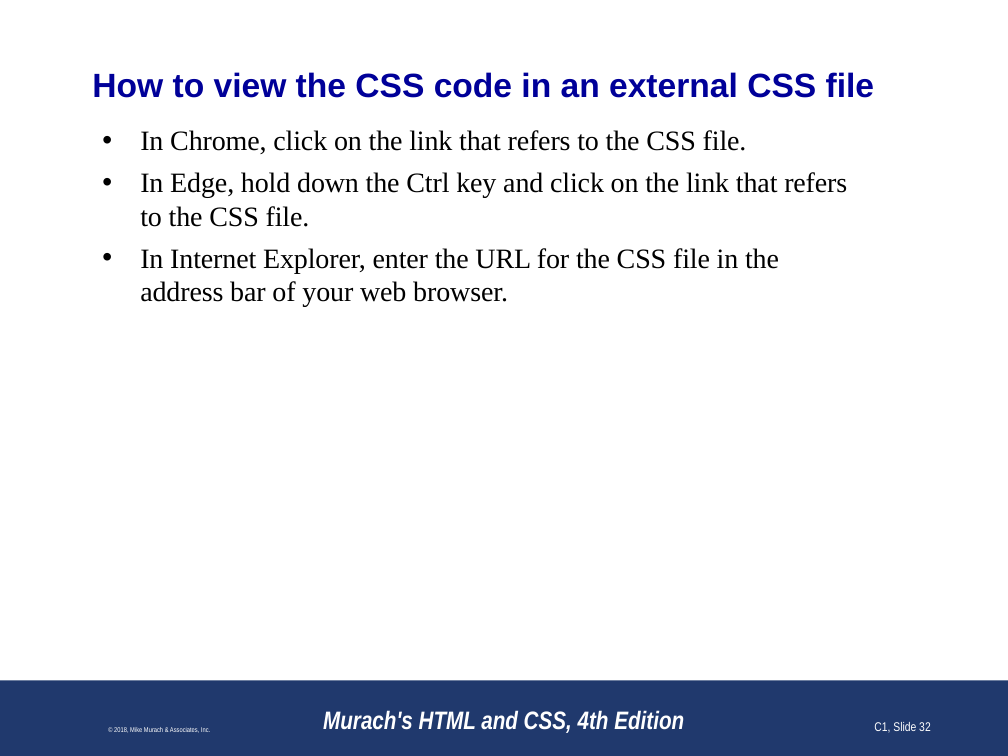
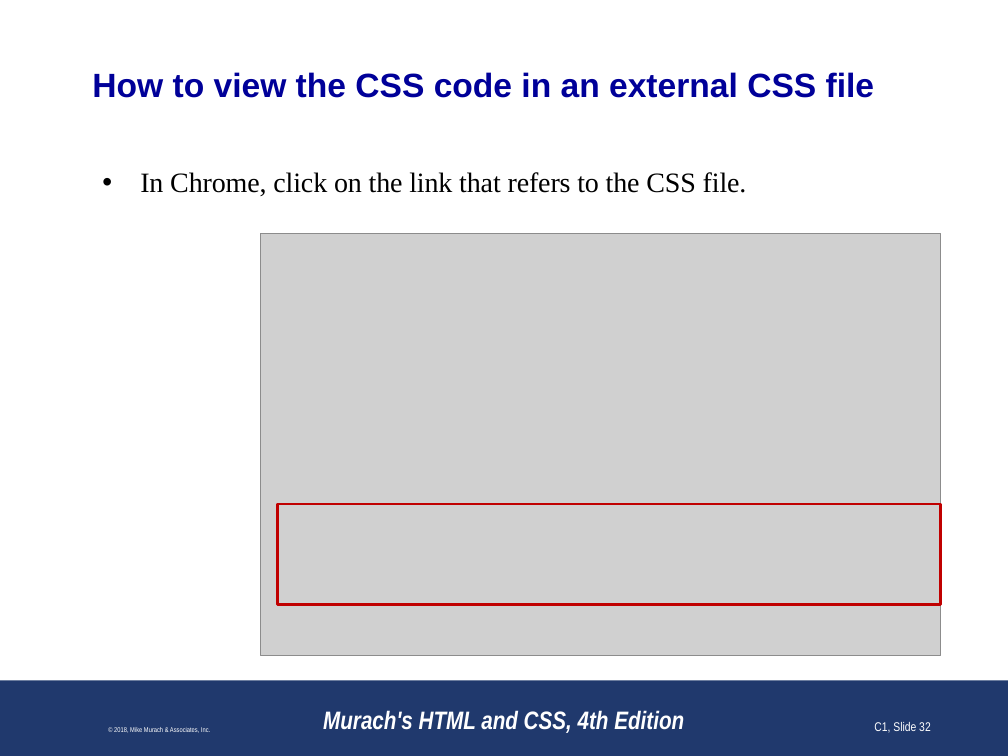
Before and after one commit to paulsmithkc/awd1000_base_lab_and_homework, a slide deck: slide 32 of murach_html_4e/slides/Chapter 1 slides (Revised).pptx. Drawn at 1008x756 pixels with LibreOffice and Linux fonts; fonts in the diff are those of the drawing; grey boxes stand for pictures; background and template pictures are left out. Boxes give left, top, right and bottom in pixels: in the first picture for what was removed or moved away, otherwise in the second. Text is boxed around its words. In the diff, an @@ line names an element or a change of style, - is before the commit and + after.

Commit message:
Updating chapter 1 slides with current technologies, statistics, and screenshots

```diff
--- a/murach_html_4e/slides/Chapter 1 slides (Revised).pptx
+++ b/murach_html_4e/slides/Chapter 1 slides (Revised).pptx
@@ text at bbox=[140, 172, 847, 307]: paragraphs removed @@
-• In Edge, hold down the Ctrl key and click on the link that refers to the CSS file.
-• In Internet Explorer, enter the URL for the CSS file in the address bar of your web browser.
@@ picture added at bbox=[260, 234, 940, 656] @@
@@ rectangle added at bbox=[277, 504, 940, 605], outline #C00000 2 pt @@
```
Also in this commit, not shown: 21 other slides changed.
